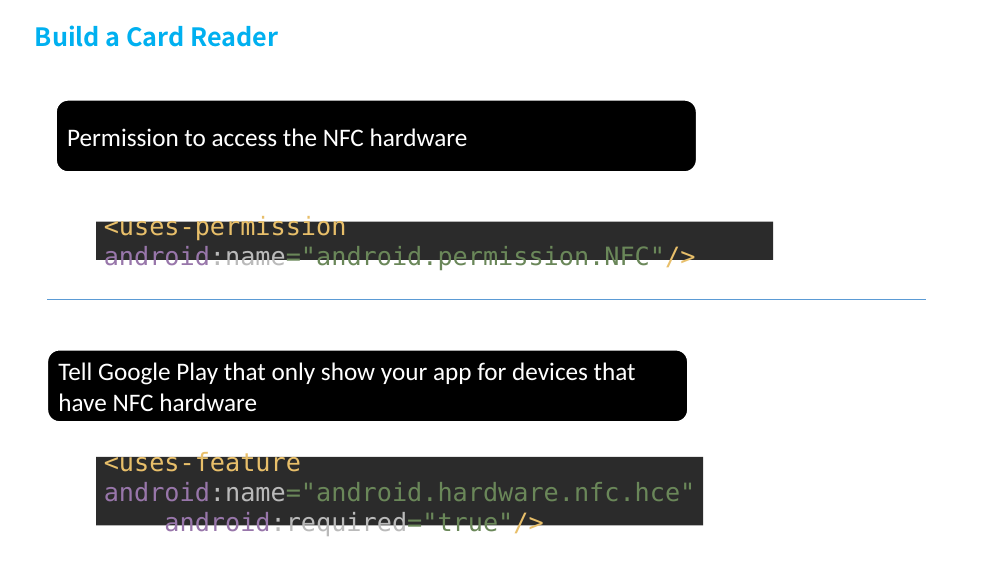
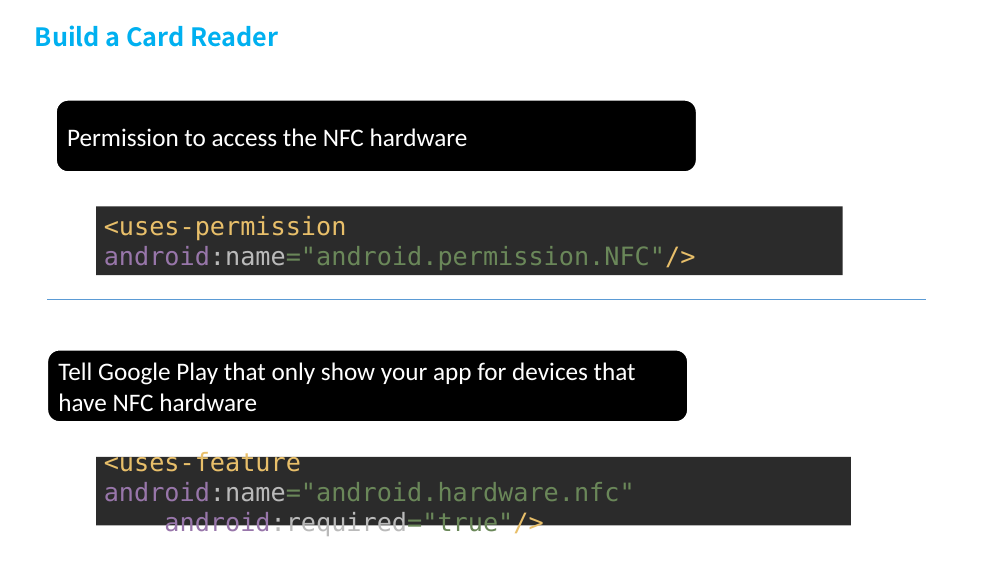
Before and after one commit to Tan2NT/nfc_workshop, a slide deck: slide 22 of NFC Technology workshop.pptx. Drawn at 1008x567 pixels with LibreOffice and Linux fonts; fonts in the diff are those of the drawing; background and template pictures are left out. Boxes give left, top, right and bottom in pixels: in the first picture for what was removed or moved away, otherwise in the second. Text is boxed around its words. In the diff, an @@ line names an element or a change of style, - is before the commit and + after.

```diff
--- a/NFC Technology workshop.pptx
+++ b/NFC Technology workshop.pptx
@@ rectangle "<uses-permission android:name="android.permission.NFC"/>": place and size @@
-rectangle "<uses-permission android:name="android.permission.NFC"/>" at <box>96,222,773,259</box>
+rectangle "<uses-permission android:name="android.permission.NFC"/>" at <box>96,206,842,275</box>
@@ rectangle "<uses-feature android:name="android.hardware.nfc" android:re ...": place and size @@
-rectangle "<uses-feature android:name="android.hardware.nfc" android:re ..." at <box>96,457,703,526</box>
+rectangle "<uses-feature android:name="android.hardware.nfc" android:re ..." at <box>96,457,851,526</box>
@@ text in rectangle at <box>104,450,635,537</box>: text changed @@
-<uses-feature android:name="android.hardware.nfc.hce"
-android:required="true"/>
+<uses-feature android:name="android.hardware.nfc"
+android:required="true"/>
```
Also in this commit, not shown: 2 other slides changed, 1 slide added, 1 slide removed, 5 other files.
